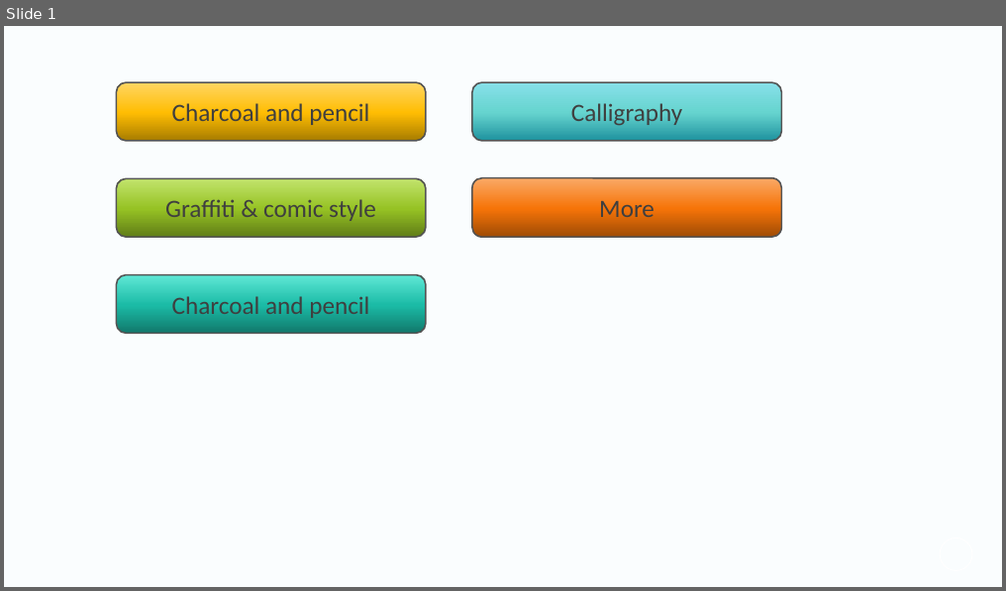
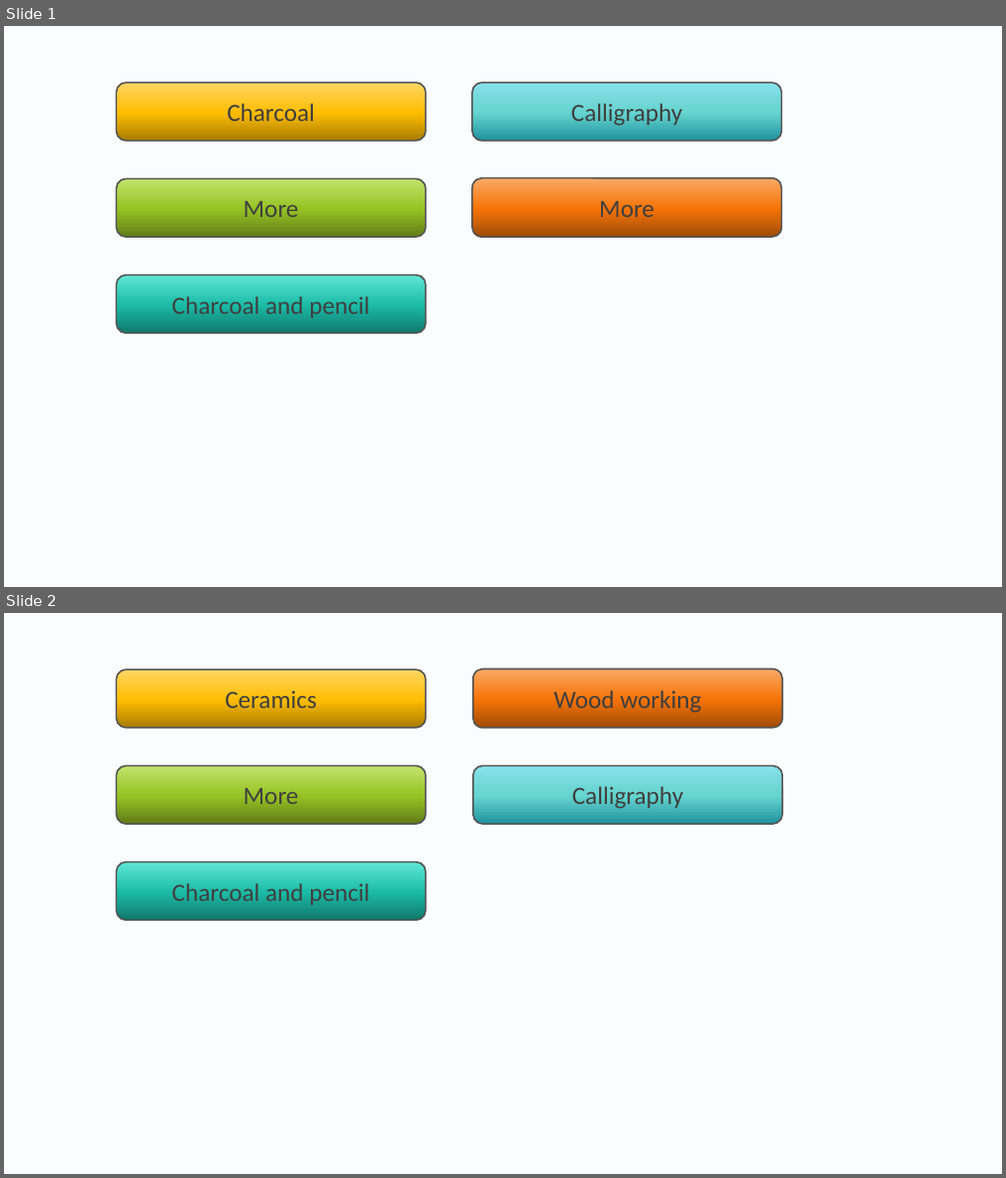
Before and after one commit to lorenzotaddei/lorenzotaddei.github.io, a slide deck: images/on paper/logos creator.pptx. Shown one above the other, each under a label of ours: slide 1 before the commit, slides 1 and 2 after it. The pictures are 1006x591 and 1006x1178 pixels, drawn with LibreOffice and Linux fonts; fonts in the diff are those of the drawing; background and template pictures are left out. Boxes give left, top, right and bottom in pixels: in the first picture for what was removed or moved away, otherwise in the second. Text is boxed around its words. In the diff, an @@ line names an element or a change of style, - is before the commit and + after.

Commit message:
added all artworks on paper, ceramics and resorting sub sections

```diff
--- a/images/on paper/logos creator.pptx
+++ b/images/on paper/logos creator.pptx
@@ slide 2 added at [4, 613, 1002, 1174], background #FAFDFE; not listed: 1 template element that a slide beside it also shows @@
@@ rounded rectangle added at [116, 669, 426, 728], fill gradient #A87C00 to #FFBD03 to #FFD663, outline #545454 1.5 pt, 24 pt, text #3F3F3F @@
+Ceramics
@@ rounded rectangle added at [473, 669, 782, 728], fill gradient #9F4B05 to #F67408 to #FAA966, outline #545454 1.5 pt, 24 pt, text #3F3F3F @@
+Wood working
@@ rounded rectangle added at [116, 765, 426, 824], fill gradient #607D17 to #96C224 to #C2E46D, outline #545454 1.5 pt, 24 pt, text #3F3F3F @@
+More
@@ rounded rectangle added at [473, 765, 782, 824], fill gradient #1E929E to #66D4CF to #87E0E9, outline #545454 1.5 pt, 24 pt, text #3F3F3F @@
+Calligraphy
@@ rounded rectangle added at [116, 862, 426, 921], fill gradient #11786B to #1BBBA6 to #5FE8D6, outline #545454 1.5 pt, 24 pt, text #3F3F3F @@
+Charcoal and pencil
@@ slide 1 changed as well @@
@@ text in rounded rectangle at [227, 103, 315, 121]: text changed @@
-Charcoal and pencil
+Charcoal
@@ text in rounded rectangle at [244, 201, 299, 217]: text changed @@
-Graffiti & comic style
+More
```
Also in this commit, not shown: 40 other files.
